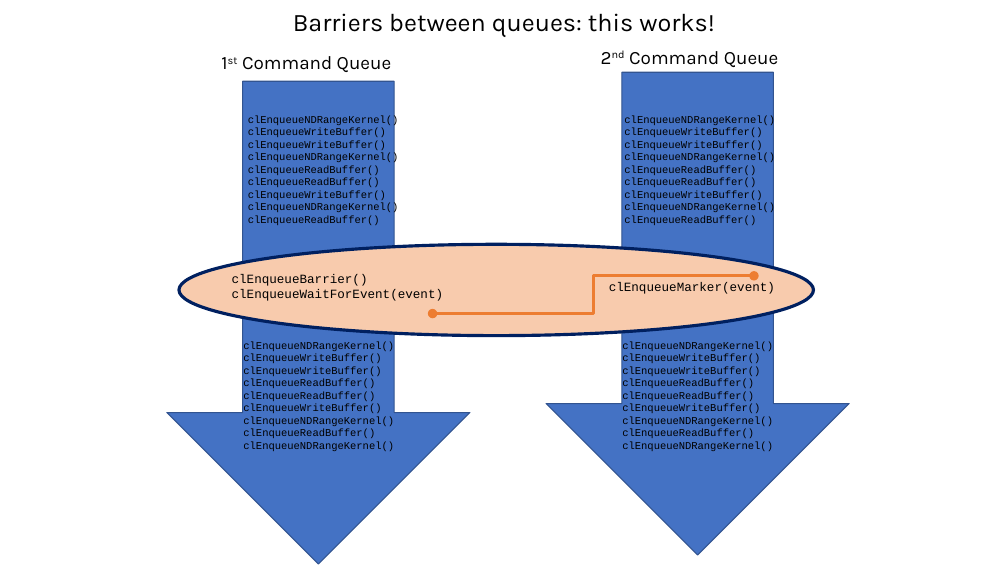
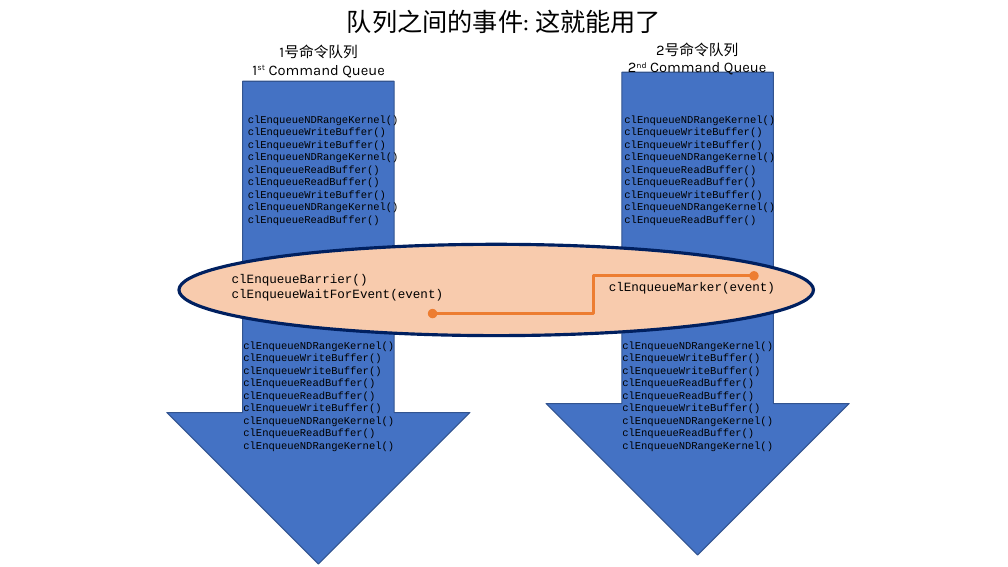
Before and after one commit to Kivy-CN/HandsOnOpenCL_CN, a slide deck: slide 8 of Translating/附录B.pptx. Drawn at 1008x567 pixels with LibreOffice and Linux fonts; fonts in the diff are those of the drawing. Boxes give left, top, right and bottom in pixels: in the first picture for what was removed or moved away, otherwise in the second. Text is boxed around its words. In the diff, an @@ line names an element or a change of style, - is before the commit and + after.

```diff
--- a/Translating/附录B.pptx
+++ b/Translating/附录B.pptx
@@ text at (347,9,661,33): text changed @@
-Barriers between queues: this works!
+队列之间的事件: 这就能用了
@@ text "1号命令队列": place and size @@
-text "1号命令队列" at (242,56,392,72)
+text "1号命令队列" at (269,44,385,78)
@@ text at (279,44,357,59): paragraph added @@
+1号命令队列
@@ text at (650,59,767,77): size 18 to 14 pt in "2nd Command Queue"; alignment left to centre @@
@@ text at (656,42,738,56): paragraph added @@
+2号命令队列
@@ text at (269,65,385,78): size 18 to 14 pt in "1st Command Queue"; alignment left to centre @@
```
Also in this commit, not shown: 7 other slides changed, 1 slide added, 1 slide removed.
